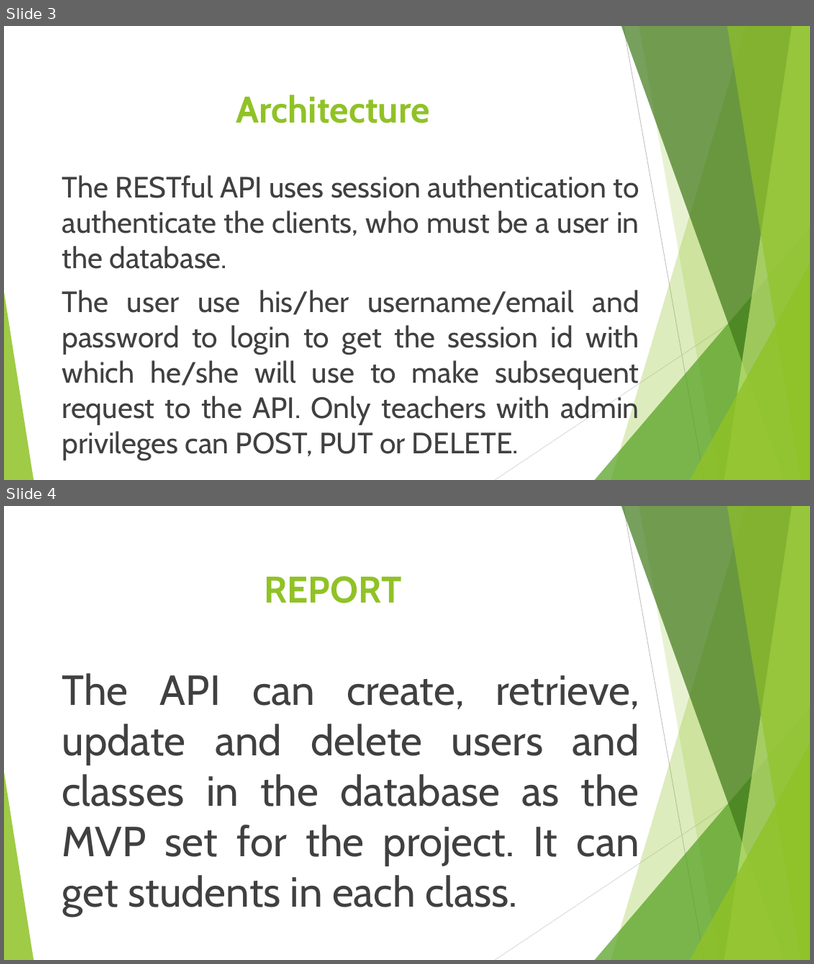
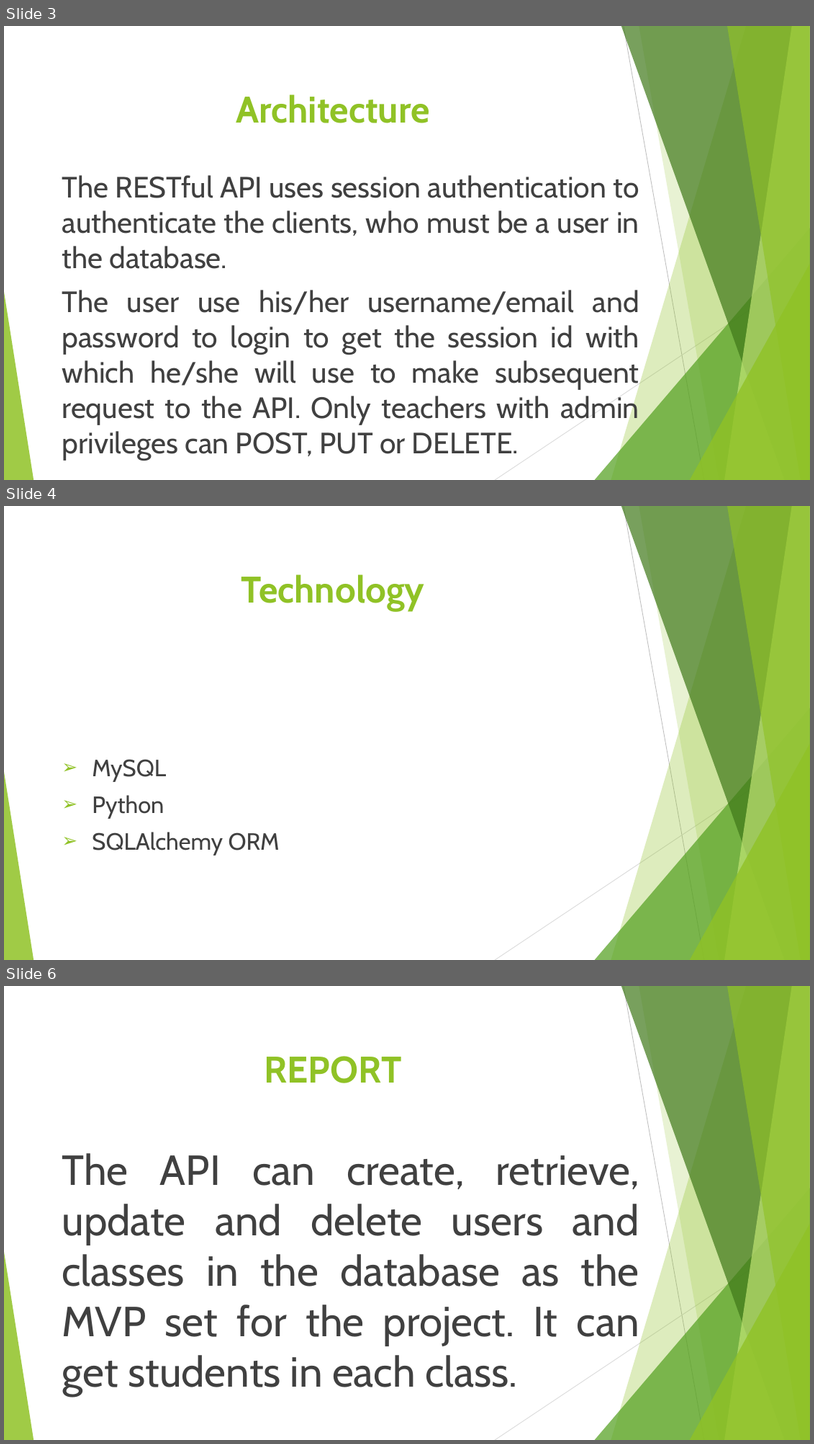
Before and after one commit to Solayof/school-management-system, a slide deck: presentation.pptx. Shown one above the other, each under a label of ours: slides 3 and 4 before the commit, slides 3, 4 and 6 after it; the slides between them are not shown. The pictures are 814x964 and 814x1444 pixels, drawn with LibreOffice and Linux fonts; fonts in the diff are those of the drawing. Boxes give left, top, right and bottom in pixels: in the first picture for what was removed or moved away, otherwise in the second. Text is boxed around its words. In the diff, an @@ line names an element or a change of style, - is before the commit and + after.

```diff
--- a/presentation.pptx
+++ b/presentation.pptx
@@ slide 4 added at box(4, 506, 810, 960), background #FFFFFF; not listed: 10 template elements that a slide beside it also shows @@
@@ title added at box(241, 574, 424, 610), 44 pt, text #90C226, bold @@
+Technology
@@ text added at box(92, 759, 280, 855), 28 pt, text #404040 @@
+➢ MySQL
+➢ Python
+➢ SQLAlchemy ORM
@@ what was slide 4 is now slide 6 @@
```
Also in this commit, not shown: 1 slide changed, 1 other slide added.
